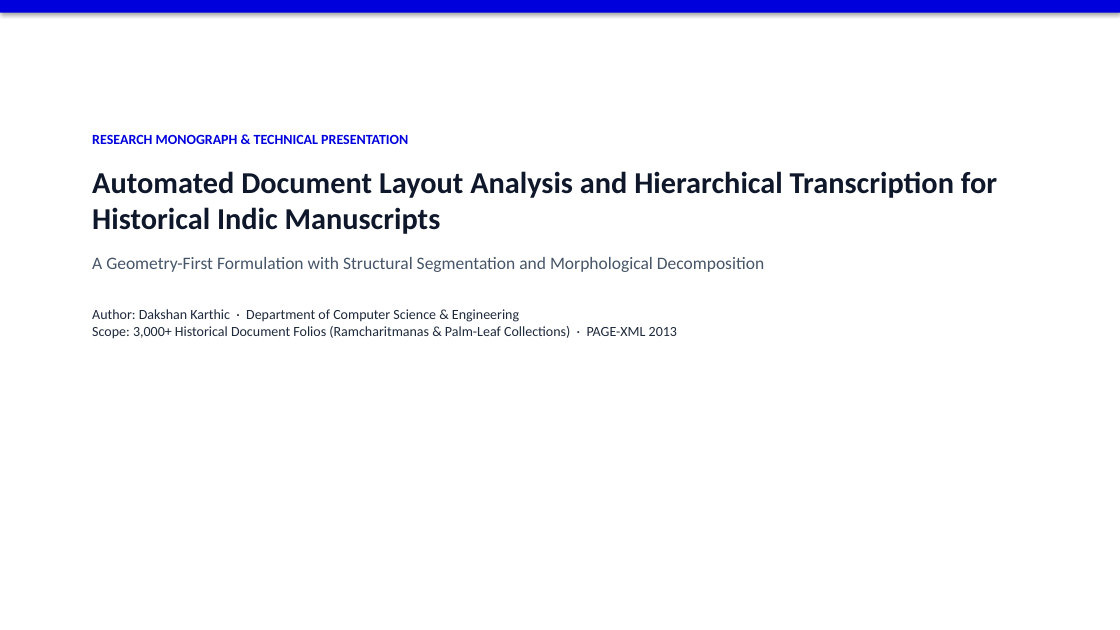
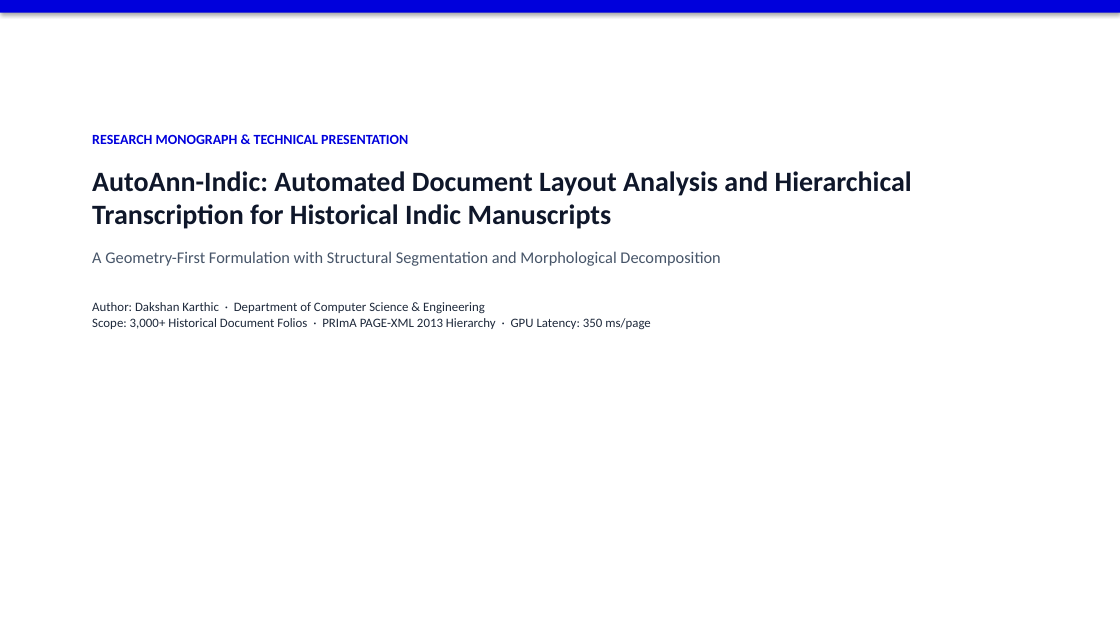
Before and after one commit to Dakshankarthic/Indic, a slide deck: slide 1 of docs/Archival_Manuscript_Layout_Analysis_Presentation.pptx. Drawn at 1120x630 pixels with LibreOffice and Linux fonts; fonts in the diff are those of the drawing. Boxes give left, top, right and bottom in pixels: in the first picture for what was removed or moved away, otherwise in the second. Text is boxed around its words. In the diff, an @@ line names an element or a change of style, - is before the commit and + after.

```diff
--- a/docs/Archival_Manuscript_Layout_Analysis_Presentation.pptx
+++ b/docs/Archival_Manuscript_Layout_Analysis_Presentation.pptx
@@ text at bbox=[92, 171, 912, 229]: text changed; size 26 to 24 pt @@
-Automated Document Layout Analysis and Hierarchical Transcription for Historical Indic Manuscripts
+AutoAnn-Indic: Automated Document Layout Analysis and Hierarchical Transcription for Historical Indic Manuscripts
@@ text at bbox=[92, 251, 720, 266]: size 15 to 14 pt in "A Geometry-First Formulation with Structural Segmentation an ..." @@
@@ text at bbox=[92, 302, 650, 329]: text changed; size 12 to 11 pt @@
-Author: Dakshan Karthic · Department of Computer Science & Engineering
-Scope: 3,000+ Historical Document Folios (Ramcharitmanas & Palm-Leaf Collections) · PAGE-XML 2013
+Author: Dakshan Karthic · Department of Computer Science & Engineering
+Scope: 3,000+ Historical Document Folios · PRImA PAGE-XML 2013 Hierarchy · GPU Latency: 350 ms/page
```
Also in this commit, not shown: 27 other slides changed, 8 slides added, 16 other files.
